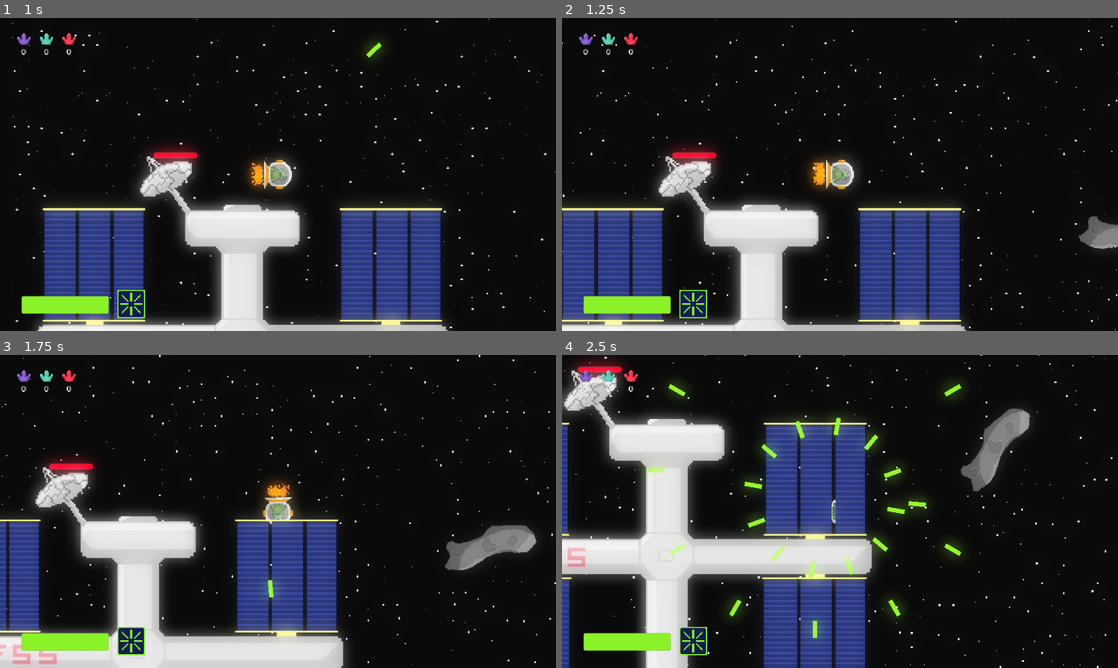
Above: before the commit, frames 1-4 (two rows, left to right).
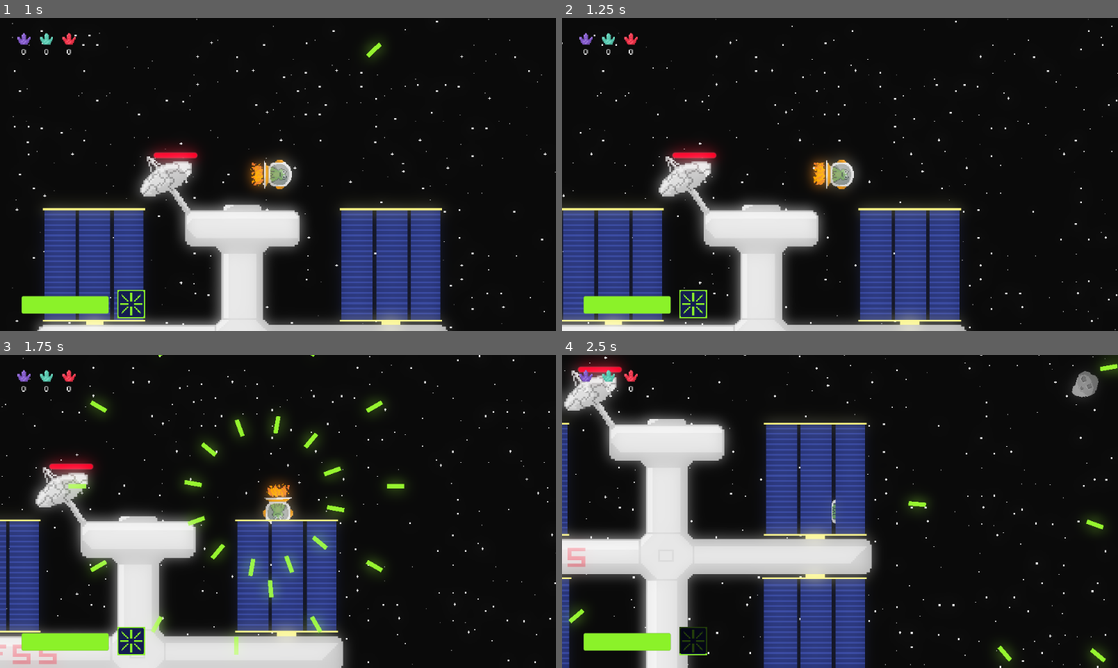
Above: after the commit, the same moments.

Repository: AnejMajnik/astrofrog
Game: Godot game, scene res://scenes/game.tscn
Same seed, same stepped clock (60 frames per second), same inputs: the game is played once before the commit and once after it. Sound files missing from this copy of the repository are replaced by a short silence.
Inputs:
- Up to frame 1 (1 s): tap Enter at 0.5 s; hold D (right) from 0.53 s (still down); tap Space (shoot) at 0.6 s
- Up to frame 2 (1.25 s): keep holding D (right)
- Up to frame 3 (1.75 s): release D (right) at 1.28 s; hold S (down) from 1.28 s (still down); tap R (ability, bound only after the commit) at 1.35 s; tap Space (shoot) at 1.55 s
- Up to frame 4 (2.5 s): release S (down) at 2.03 s; hold D (right) from 2.03 s (still down); tap E (ability, bound only before the commit) at 2.1 s; tap Space (shoot) at 2.3 s

Frame 1 is identical in both runs. In frame 2, 0.5% of the frame differs, in the area x 92-100%, y 63-74%; in frame 3, 3.8%; in frame 4, 5.0%, in the area x 1-100%, y 0-100%.

Commit message:
Added UI and ability to deposit materials, added laser and pickup sounds

Diff:
--- a/project.godot
+++ b/project.godot
@@ -46,6 +46,10 @@
 enemy=""
 antenna=""
 
+[gui]
+
+theme/custom_font="uid://cmm611amhioui"
+
 [input]
 
 up={
@@ -87,8 +91,18 @@
 }
 ability={
 "deadzone": 0.2,
+"events": [Object(InputEventKey,"resource_local_to_scene":false,"resource_name":"","device":-1,"window_id":0,"alt_pressed":false,"shift_pressed":false,"ctrl_pressed":false,"meta_pressed":false,"pressed":false,"keycode":0,"physical_keycode":82,"key_label":0,"unicode":114,"location":0,"echo":false,"script":null)
+, Object(InputEventJoypadButton,"resource_local_to_scene":false,"resource_name":"","device":-1,"button_index":3,"pressure":0.0,"pressed":true,"script":null)
+]
+}
+interact={
+"deadzone": 0.2,
 "events": [Object(InputEventKey,"resource_local_to_scene":false,"resource_name":"","device":-1,"window_id":0,"alt_press …(192 unchanged characters)…
-, Object(InputEventJoypadButton,"resource_local_to_scene":false,"resource_name":"","device":-1,"button_index":3,"pressure":0.0,"pressed":true,"script":null)
+]
+}
+exit={
+"deadzone": 0.2,
+"events": [Object(InputEventKey,"resource_local_to_scene":false,"resource_name":"","device":-1,"window_id":0,"alt_pressed":false,"shift_pressed":false,"ctrl_pressed":false,"meta_pressed":false,"pressed":false,"keycode":0,"physical_keycode":4194305,"key_label":0,"unicode":0,"location":0,"echo":false,"script":null)
 ]
 }
 
--- a/scenes/antenna.tscn
+++ b/scenes/antenna.tscn
@@ -2,6 +2,7 @@
 
 [ext_resource type="Texture2D" uid="uid://cfagtgatryqva" path="res://assets/antenna.png" id="1_cymb1"]
 [ext_resource type="Script" uid="uid://bybr15n087jn6" path="res://scripts/antenna.gd" id="1_lyb31"]
+[ext_resource type="FontFile" uid="uid://cmm611amhioui" path="res://assets/fonts/PixelatedEleganceRegular-ovawB.ttf" id="3_dwh18"]
 
 [sub_resource type="AtlasTexture" id="AtlasTexture_lyb31"]
 atlas = ExtResource("1_cymb1")
@@ -48,6 +49,9 @@
 corner_radius_bottom_right = 2
 corner_radius_bottom_left = 2
 
+[sub_resource type="CircleShape2D" id="CircleShape2D_lyb31"]
+radius = 30.016663
+
 [node name="Antenna" type="StaticBody2D" unique_id=1687680367 groups=["antenna"]]
 collision_layer = 8
 collision_mask = 0
@@ -70,3 +74,21 @@
 theme_override_styles/background = SubResource("StyleBoxFlat_lyb31")
 theme_override_styles/fill = SubResource("StyleBoxFlat_dwh18")
 show_percentage = false
+
+[node name="DepositArea" type="Area2D" parent="." unique_id=1219559347]
+
+[node name="CollisionShape2D" type="CollisionShape2D" parent="DepositArea" unique_id=1294242475]
+shape = SubResource("CircleShape2D_lyb31")
+
+[node name="Notice" type="Label" parent="." unique_id=714948913]
+visible = false
+offset_left = -19.0
+offset_top = -26.0
+offset_right = 21.0
+offset_bottom = -3.0
+theme_override_fonts/font = ExtResource("3_dwh18")
+theme_override_font_sizes/font_size = 8
+text = "Press E"
+
+[connection signal="body_entered" from="DepositArea" to="." method="_on_deposit_area_body_entered"]
+[connection signal="body_exited" from="DepositArea" to="." method="_on_deposit_area_body_exited"]
--- a/scenes/enemy_bullet.tscn
+++ b/scenes/enemy_bullet.tscn
@@ -2,6 +2,7 @@
 
 [ext_resource type="Texture2D" uid="uid://e0tjriovoxp4" path="res://assets/red_laser.png" id="1_d2qol"]
 [ext_resource type="Script" uid="uid://d3dvwl5ambn4g" path="res://scripts/enemy_bullet.gd" id="1_qx7rs"]
+[ext_resource type="AudioStream" uid="uid://sxbsvifu23ou" path="res://assets/sounds/laser.wav" id="3_38r62"]
 
 [sub_resource type="RectangleShape2D" id="RectangleShape2D_nrent"]
 size = Vector2(2, 8)
@@ -19,3 +20,6 @@
 rotation = 1.5707964
 scale = Vector2(2.5, 2.5)
 shape = SubResource("RectangleShape2D_nrent")
+
+[node name="LaserSound" type="AudioStreamPlayer2D" parent="." unique_id=1049448883]
+stream = ExtResource("3_38r62")
--- a/scenes/game.tscn
+++ b/scenes/game.tscn
@@ -11,6 +11,7 @@
 [ext_resource type="PackedScene" uid="uid://dv8pdmjopmg03" path="res://scenes/ui.tscn" id="5_iywne"]
 [ext_resource type="Resource" uid="uid://bc0mpm25j4mns" path="res://resources/ore_ruby.tres" id="6_vtaks"]
 [ext_resource type="PackedScene" uid="uid://bts2jrmpmxk00" path="res://scenes/antenna.tscn" id="9_kvpfn"]
+[ext_resource type="PackedScene" uid="uid://v2ceqqek2y4u" path="res://scenes/pop_up.tscn" id="12_dinhu"]
 
 [sub_resource type="TileSetAtlasSource" id="TileSetAtlasSource_lbhrr"]
 texture = ExtResource("2_lnu2h")
@@ -45,9 +46,6 @@
 glow_strength = 0.85
 glow_hdr_threshold = 0.0
 
-[sub_resource type="CircleShape2D" id="CircleShape2D_nrent"]
-radius = 58.034473
-
 [node name="Game" type="Node2D" unique_id=1135541275]
 script = ExtResource("1_yqjtg")
 ores = Array[ExtResource("2_0tnpc")]([ExtResource("2_gee14"), ExtResource("3_0tnpc"), ExtResource("4_vtaks"), ExtResource("6_vtaks")])
@@ -61,11 +59,12 @@
 
 [node name="Player" parent="." unique_id=598472088 instance=ExtResource("1_uwrxv")]
 position = Vector2(325, 324)
+collision_mask = 23
 
 [node name="Boundaries" type="Node2D" parent="." unique_id=1224880436]
 
 [node name="BoundaryRight" type="StaticBody2D" parent="Boundaries" unique_id=1010363771]
-collision_layer = 8
+collision_layer = 16
 
 [node name="CollisionShape2D" type="CollisionShape2D" parent="Boundaries/BoundaryRight" unique_id=1649355986]
 position = Vector2(3584, -1)
@@ -73,7 +72,7 @@
 shape = SubResource("WorldBoundaryShape2D_nrent")
 
 [node name="BoundaryUp" type="StaticBody2D" parent="Boundaries" unique_id=1381230579]
-collision_layer = 8
+collision_layer = 16
 
 [node name="CollisionShape2D" type="CollisionShape2D" parent="Boundaries/BoundaryUp" unique_id=1601719152]
 position = Vector2(0, -2994)
@@ -81,23 +80,19 @@
 shape = SubResource("WorldBoundaryShape2D_nrent")
 
 [node name="BoundaryDown" type="StaticBody2D" parent="Boundaries" unique_id=2141976373]
-collision_layer = 8
+collision_layer = 16
 
 [node name="CollisionShape2D" type="CollisionShape2D" parent="Boundaries/BoundaryDown" unique_id=1693946353]
 position = Vector2(1, 2994)
 shape = SubResource("WorldBoundaryShape2D_nrent")
 
 [node name="BoundaryLeft" type="StaticBody2D" parent="Boundaries" unique_id=1454532333]
-collision_layer = 8
+collision_layer = 16
 
 [node name="CollisionShape2D" type="CollisionShape2D" parent="Boundaries/BoundaryLeft" unique_id=766837761]
 position = Vector2(-3584, -2)
 rotation = 1.5707964
 shape = SubResource("WorldBoundaryShape2D_nrent")
-
-[node name="Antenna" parent="Boundaries" unique_id=1687680367 instance=ExtResource("9_kvpfn")]
-position = Vector2(238, 329)
-scale = Vector2(2, 2)
 
 [node name="AsteroidSpawnTimer" type="Timer" parent="." unique_id=1379870431]
 wait_time = 2.0
@@ -110,14 +105,14 @@
 position = Vector2(328, 515)
 scale = Vector2(2, 2)
 
+[node name="Antenna" parent="." unique_id=1687680367 instance=ExtResource("9_kvpfn")]
+position = Vector2(238, 329)
+scale = Vector2(2, 2)
+
 [node name="UI" parent="." unique_id=1698748013 instance=ExtResource("5_iywne")]
 
-[node name="DepositArea" type="Area2D" parent="." unique_id=304205329]
-
-[node name="CollisionShape2D" type="CollisionShape2D" parent="DepositArea" unique_id=139494217]
-position = Vector2(235, 316)
-shape = SubResource("CircleShape2D_nrent")
+[node name="PopUp" parent="." unique_id=1719169293 instance=ExtResource("12_dinhu")]
 
 [connection signal="timeout" from="AsteroidSpawnTimer" to="." method="_on_asteroid_spawn_timer_timeout"]
-[connection signal="body_entered" from="DepositArea" to="." method="_on_deposit_area_body_entered"]
-[connection signal="body_exited" from="DepositArea" to="." method="_on_deposit_area_body_exited"]
+[connection signal="show_popup_antenna" from="Antenna" to="." method="_on_antenna_show_popup_antenna"]
+[connection signal="button_pressed" from="PopUp" to="." method="_on_pop_up_button_pressed"]
--- a/scenes/pickup.tscn
+++ b/scenes/pickup.tscn
@@ -1,6 +1,7 @@
 [gd_scene format=3 uid="uid://b2hi6ku1e4r7m"]
 
 [ext_resource type="Script" uid="uid://c244t4y4cmw7t" path="res://scripts/pickup.gd" id="1_pg2rt"]
+[ext_resource type="AudioStream" uid="uid://cqsrq0uj2u4ns" path="res://assets/sounds/pickup.wav" id="2_7cqbe"]
 
 [sub_resource type="CircleShape2D" id="CircleShape2D_nrent"]
 radius = 40.012497
@@ -12,3 +13,6 @@
 
 [node name="CollisionShape2D" type="CollisionShape2D" parent="." unique_id=1766878083]
 shape = SubResource("CircleShape2D_nrent")
+
+[node name="PickupSound" type="AudioStreamPlayer2D" parent="." unique_id=1252559004]
+stream = ExtResource("2_7cqbe")
--- a/scenes/player.tscn
+++ b/scenes/player.tscn
@@ -3,6 +3,7 @@
 [ext_resource type="Script" uid="uid://61mw4sl3hj1y" path="res://scripts/player.gd" id="1_g2els"]
 [ext_resource type="Texture2D" uid="uid://dr7k1nn6yxs2v" path="res://assets/space_ship.png" id="2_g2els"]
 [ext_resource type="Script" uid="uid://daxttuicdi6s" path="res://scripts/inventory.gd" id="3_qhqgy"]
+[ext_resource type="AudioStream" uid="uid://sxbsvifu23ou" path="res://assets/sounds/laser.wav" id="4_dqkch"]
 
 [sub_resource type="AtlasTexture" id="AtlasTexture_qhqgy"]
 atlas = ExtResource("2_g2els")
@@ -165,12 +166,15 @@
 one_shot = true
 
 [node name="AbilityTimer" type="Timer" parent="." unique_id=124917685]
-wait_time = 20.0
+wait_time = 10.0
 one_shot = true
 
 [node name="Inventory" type="Node" parent="." unique_id=1949461251]
 script = ExtResource("3_qhqgy")
 metadata/_custom_type_script = "uid://daxttuicdi6s"
 
+[node name="LaserSound" type="AudioStreamPlayer2D" parent="." unique_id=2131816649]
+stream = ExtResource("4_dqkch")
+
 [connection signal="timeout" from="ShootTimer" to="." method="_on_shoot_timer_timeout"]
 [connection signal="timeout" from="AbilityTimer" to="." method="_on_ability_timer_timeout"]
--- /dev/null
+++ b/scenes/pop_up.tscn
@@ -0,0 +1,70 @@
+[gd_scene format=3 uid="uid://v2ceqqek2y4u"]
+
+[ext_resource type="FontFile" uid="uid://cmm611amhioui" path="res://assets/fonts/PixelatedEleganceRegular-ovawB.ttf" id="1_ui8ff"]
+[ext_resource type="Script" uid="uid://b67h8bwij0ehv" path="res://scripts/pop_up.gd" id="1_vln5t"]
+
+[sub_resource type="StyleBoxFlat" id="StyleBoxFlat_vln5t"]
+bg_color = Color(0.122622035, 0.13504532, 0.106964655, 1)
+
+[node name="PopUp" type="CanvasLayer" unique_id=1719169293]
+process_mode = 3
+script = ExtResource("1_vln5t")
+
+[node name="Control" type="Control" parent="." unique_id=1133648321]
+layout_mode = 3
+anchors_preset = 15
+anchor_right = 1.0
+anchor_bottom = 1.0
+grow_horizontal = 2
+grow_vertical = 2
+
+[node name="PanelContainer" type="PanelContainer" parent="Control" unique_id=1504215990]
+custom_minimum_size = Vector2(400, 100)
+layout_mode = 1
+anchors_preset = 7
+anchor_left = 0.5
+anchor_top = 1.0
+anchor_right = 0.5
+anchor_bottom = 1.0
+offset_left = -200.0
+offset_top = -100.0
+offset_right = 200.0
+grow_horizontal = 2
+grow_vertical = 0
+theme_override_styles/panel = SubResource("StyleBoxFlat_vln5t")
+
+[node name="MarginContainer" type="MarginContainer" parent="Control/PanelContainer" unique_id=169728207]
+layout_mode = 2
+theme_override_constants/margin_left = 16
+theme_override_constants/margin_top = 16
+theme_override_constants/margin_right = 16
+theme_override_constants/margin_bottom = 16
+
+[node name="VBoxContainer" type="VBoxContainer" parent="Control/PanelContainer/MarginContainer" unique_id=492878640]
+layout_mode = 2
+
+[node name="Title" type="Label" parent="Control/PanelContainer/MarginContainer/VBoxContainer" unique_id=87436754]
+unique_name_in_owner = true
+layout_mode = 2
+theme_override_fonts/font = ExtResource("1_ui8ff")
+horizontal_alignment = 1
+
+[node name="Spacer" type="Control" parent="Control/PanelContainer/MarginContainer/VBoxContainer" unique_id=640758154]
+custom_minimum_size = Vector2(0, 5)
+layout_mode = 2
+
+[node name="Body" type="Label" parent="Control/PanelContainer/MarginContainer/VBoxContainer" unique_id=1584089968]
+unique_name_in_owner = true
+layout_mode = 2
+theme_override_fonts/font = ExtResource("1_ui8ff")
+theme_override_font_sizes/font_size = 12
+horizontal_alignment = 1
+
+[node name="Spacer2" type="Control" parent="Control/PanelContainer/MarginContainer/VBoxContainer" unique_id=1379449980]
+custom_minimum_size = Vector2(0, 5)
+layout_mode = 2
+
+[node name="Buttons" type="HBoxContainer" parent="Control/PanelContainer/MarginContainer/VBoxContainer" unique_id=813388356]
+unique_name_in_owner = true
+layout_mode = 2
+alignment = 1
--- a/scripts/antenna.gd
+++ b/scripts/antenna.gd
@@ -2,9 +2,14 @@
 
 @onready var animated_sprite_2d: AnimatedSprite2D = $AnimatedSprite2D
 @onready var health_bar: ProgressBar = $HealthBar
+@onready var notice: Label = $Notice
+@onready var deposit_area: Area2D = $DepositArea
 
 var max_health := 20
 var health = max_health
+var player_in_area := false
+
+signal show_popup_antenna(should_show: bool)
 
 func _ready() -> void:
 	animated_sprite_2d.play("broken")
@@ -15,3 +20,21 @@
 	if Autoload.current_stage == Autoload.Stage.DEFEND:
 		health = maxi(health - damage, 0)
 		health_bar.value = health
+
+func disable_deposit_area() -> void:
+	deposit_area.monitoring = false
+
+func _input(event: InputEvent) -> void:
+	if Input.is_action_pressed("interact") and player_in_area:
+		show_popup_antenna.emit(true)
+
+func _on_deposit_area_body_entered(body: Node2D) -> void:
+	if body.is_in_group("player"):
+		notice.visible = true
+		player_in_area = true
+
+
+func _on_deposit_area_body_exited(body: Node2D) -> void:
+	if body.is_in_group("player"):
+		notice.visible = false
+		player_in_area = false
--- a/scripts/autoload.gd
+++ b/scripts/autoload.gd
@@ -5,3 +5,6 @@
 var current_stage: Stage = Stage.COLLECT
 
 var player_node: Node2D = null
+
+func change_stage(new_stage: Stage) -> void:
+	current_stage = new_stage
--- a/scripts/enemy_bullet.gd
+++ b/scripts/enemy_bullet.gd
@@ -4,9 +4,11 @@
 var speed := 500.0
 var damage: int = 1
 @onready var sprite_2d: Sprite2D = $Sprite2D
+@onready var laser_sound: AudioStreamPlayer2D = $LaserSound
 
 func _ready() -> void:
 	velocity = Vector2.from_angle(rotation) * speed
+	laser_sound.play()
 
 func _physics_process(delta: float) -> void:
 	position += velocity * delta
--- a/scripts/game.gd
+++ b/scripts/game.gd
@@ -13,13 +13,23 @@
 @onready var asteroid_spawn_timer: Timer = $AsteroidSpawnTimer
 @onready var ui: CanvasLayer = $UI
 @onready var player: CharacterBody2D = $Player
-@onready var deposit_area: Area2D = $DepositArea
+@onready var pop_up: CanvasLayer = $PopUp
+@onready var antenna: StaticBody2D = $Antenna
 
 @export var ores: Array[OreData]
 @export var ore_normal: OreData
 @export var ore_amethyst: OreData
 @export var ore_emerald: OreData
 @export var ore_ruby: OreData
+
+const ITEM_AMETHYST = preload("uid://dv8kjhexwky3r")
+const ITEM_EMERALD = preload("uid://c6sag2shd3vwe")
+const ITEM_RUBY = preload("uid://b4oeursth0cli")
+
+var need: int = 1
+var emerald_count: int = 0
+var ruby_count: int = 0
+var amethyst_count: int = 0
 
 var tile_options: Array[Vector2i] = []
 
@@ -44,8 +54,8 @@
 
 func _ready() -> void:
 	build_map()
-	spawn_asteroids(25, true)
-	spawn_enemies(20, false)
+	spawn_asteroids(50, true)
+	spawn_enemies(10, true)
 	ui.setup_ability(player.ability_timer)
 	player.health_changed.connect(ui.set_health)
 	player.died.connect(_on_player_died)
@@ -88,20 +98,39 @@
 			instance.position = Vector2(randf_range(-3000, 3000), randf_range(-2000, 2000))
 		add_child(instance)
 
-func get_offscreen_position(margin := 100) -> Vector2:
+func get_offscreen_position(margin := 100, spread := 1500) -> Vector2:
 	var rect: Rect2 = get_canvas_transform().affine_inverse() * get_viewport_rect()
-	var radius := rect.size.length() / 2.0 + margin
+	var radius := rect.size.length() / 2.0 + margin + randf_range(0.0, spread)
 	return rect.get_center() + Vector2.from_angle(randf_range(0.0, TAU)) * radius
 
 func _on_asteroid_spawn_timer_timeout() -> void:
-	spawn_asteroids(7)
+	spawn_asteroids(10, true)
 	asteroid_spawn_timer.start()
 
-func _on_deposit_area_body_entered(body: Node2D) -> void:
-	if body.is_in_group("player"):
-		print("player entered")
+func _on_antenna_show_popup_antenna(should_show: bool) -> void:
+	pop_up.visible = should_show
+	amethyst_count = player.inventory.get_amount(ITEM_AMETHYST)
+	ruby_count = player.inventory.get_amount(ITEM_RUBY)
+	emerald_count = player.inventory.get_amount(ITEM_EMERALD)
+
+	if amethyst_count >= need and ruby_count >= need and emerald_count >= need:
+		pop_up.open(
+			"Deposit materials to fix the antenna",
+			"Amethyst: %d / %d\nEmerald: %d / %d\nRuby: %d / %d" % [amethyst_count, need, emerald_count, need, ruby_count, need],
+			[{"id": "deposit", "text": "Deposit"}, {"id": "close", "text": "Close"}]
+		)
+	else:
+		pop_up.open(
+			"Deposit materials to fix the antenna",
+			"Amethyst: %d / %d\nEmerald: %d / %d\nRuby: %d / %d" % [amethyst_count, need, emerald_count, need, ruby_count, need],
+			[{"id": "close", "text": "Close"}]
+		)
 
 
-func _on_deposit_area_body_exited(body: Node2D) -> void:
-	if body.is_in_group("player"):
-		print("player exited")
+func _on_pop_up_button_pressed(id: String) -> void:
+	if id == "deposit":
+		player.inventory.remove(ITEM_AMETHYST, need)
+		player.inventory.remove(ITEM_EMERALD, need)
+		player.inventory.remove(ITEM_RUBY, need)
+		Autoload.change_stage(Autoload.Stage.DEFEND)
+		antenna.disable_deposit_area()
--- a/scripts/pickup.gd
+++ b/scripts/pickup.gd
@@ -2,6 +2,7 @@
 
 var item: ItemData
 var amount := 1
+@onready var pickup_sound: AudioStreamPlayer2D = $PickupSound
 
 func _ready() -> void:
 	$Sprite2D.texture = item.icon
@@ -10,4 +11,8 @@
 func _on_body_entered(body: Node2D) -> void:
 	if body.is_in_group("player"):
 		body.inventory.add(item, amount)
+		set_deferred("monitoring", false)
+		$Sprite2D.hide()
+		pickup_sound.play()
+		await pickup_sound.finished
 		queue_free()
--- a/scripts/player.gd
+++ b/scripts/player.gd
@@ -9,6 +9,7 @@
 @onready var shoot_timer: Timer = $ShootTimer
 @onready var ability_timer: Timer = $AbilityTimer
 @onready var inventory: Inventory = $Inventory
+@onready var laser_sound: AudioStreamPlayer2D = $LaserSound
 
 var max_health = 5
 var health
@@ -42,6 +43,7 @@
 	instance.global_position = to_global(Vector2(0, -25))
 	instance.rotation = rotation - PI/2
 	get_tree().current_scene.add_child(instance)
+	laser_sound.play()
 	can_shoot = false
 	shoot_timer.start()
 
@@ -58,6 +60,7 @@
 		var instance = bullet.instantiate()
 		instance.global_position = global_position
 		instance.rotation = offset + i * TAU / count
+		laser_sound.play()
 		get_tree().current_scene.add_child(instance)
 
 func _physics_process(delta: float) -> void:
--- /dev/null
+++ b/scripts/pop_up.gd
@@ -0,0 +1,36 @@
+extends CanvasLayer
+
+signal button_pressed(id: String)
+
+@onready var title_label: Label = %Title
+@onready var body_label: Label = %Body
+@onready var buttons: HBoxContainer = %Buttons
+
+func _ready() -> void:
+	hide()
+
+func _input(event: InputEvent) -> void:
+	if Input.is_action_pressed("exit"):
+		close()
+
+func open(title: String, body: String, button_defs: Array = [{"id": "close", "text": "Close"}]) -> void:
+	title_label.text = title
+	body_label.text = body
+	for child in buttons.get_children():
+		child.queue_free()
+	for def in button_defs:
+		var btn := Button.new()
+		btn.text = def.text
+		btn.disabled = def.get("disabled", false)
+		btn.pressed.connect(_on_button.bind(def.id))
+		buttons.add_child(btn)
+	show()
+	get_tree().paused = true
+
+func close() -> void:
+	hide()
+	get_tree().paused = false
+
+func _on_button(id: String) -> void:
+	close()
+	button_pressed.emit(id)
Not shown, added: assets/sounds/laser.wav.import
Not shown, added: assets/sounds/pickup.wav.import
Not shown, added: assets/sounds/rocket.wav.import
Not shown, added: scripts/pop_up.gd.uid
Not shown, added: assets/sounds/laser.wav
Not shown, added: assets/sounds/pickup.wav
Not shown, added: assets/sounds/rocket.wav
